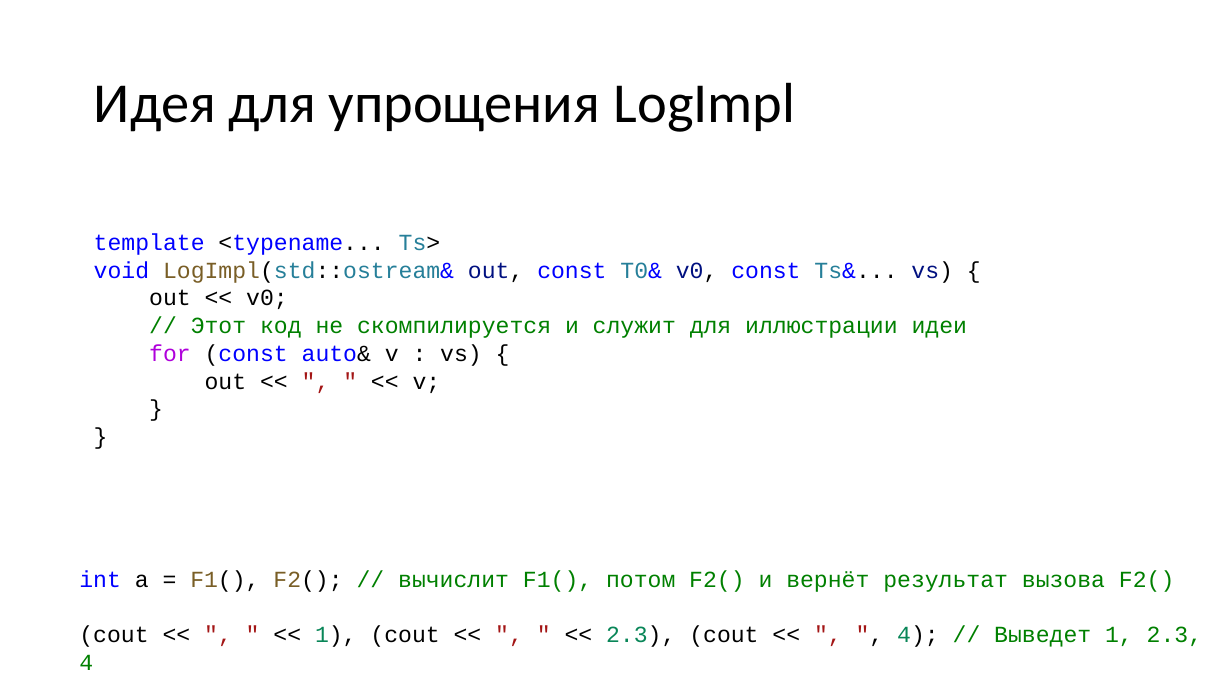
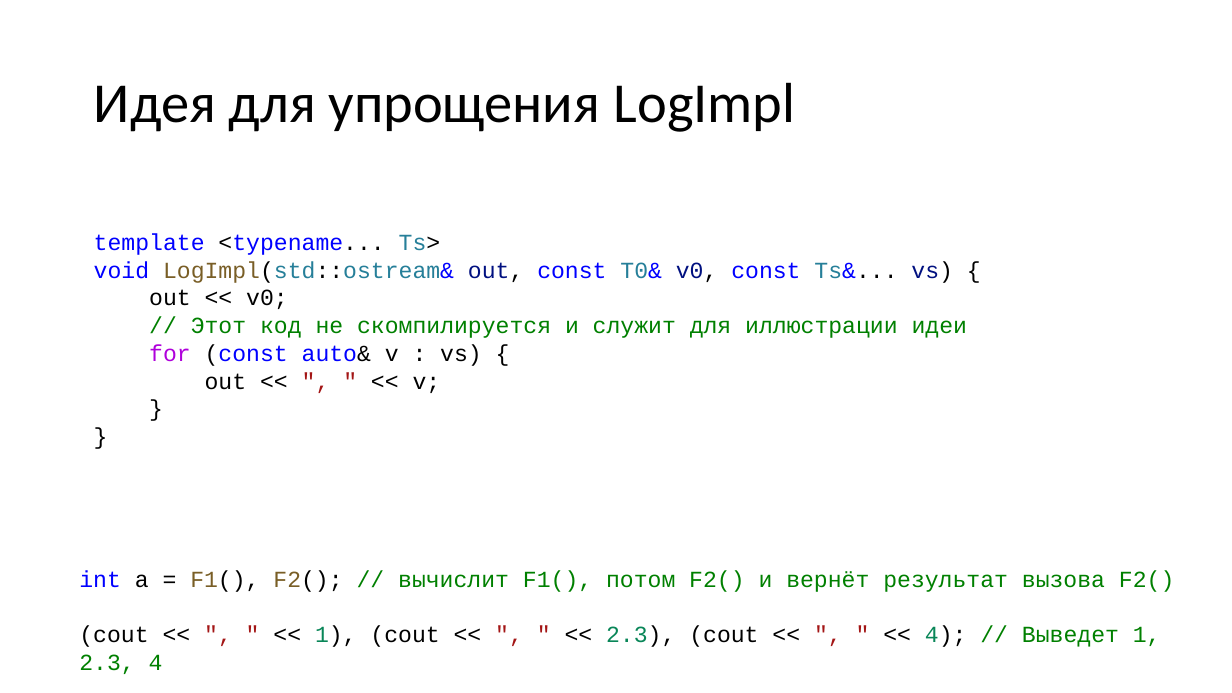
Before and after one commit to alexey-malov/oop, a slide deck: slide 90 of lectures/06/Обобщенное программирование, шаблоны.pptx (slide 89 before the commit). Drawn at 1232x693 pixels with LibreOffice and Linux fonts; fonts in the diff are those of the drawing. Boxes give left, top, right and bottom in pixels: in the first picture for what was removed or moved away, otherwise in the second. Text is boxed around its words. In the diff, an @@ line names an element or a change of style, - is before the commit and + after.

```diff
--- a/lectures/06/Обобщенное программирование, шаблоны.pptx
+++ b/lectures/06/Обобщенное программирование, шаблоны.pptx
@@ text at (79,626,1161,674): text changed @@
-(cout << ", " << 1), (cout << ", " << 2.3), (cout << ", ", 4); // Выведет 1, 2.3, 4
+(cout << ", " << 1), (cout << ", " << 2.3), (cout << ", " << 4); // Выведет 1, 2.3, 4
```
Also in this commit, not shown: 15 other slides changed, 5 slides added, 4 slides removed, 6 other files.
